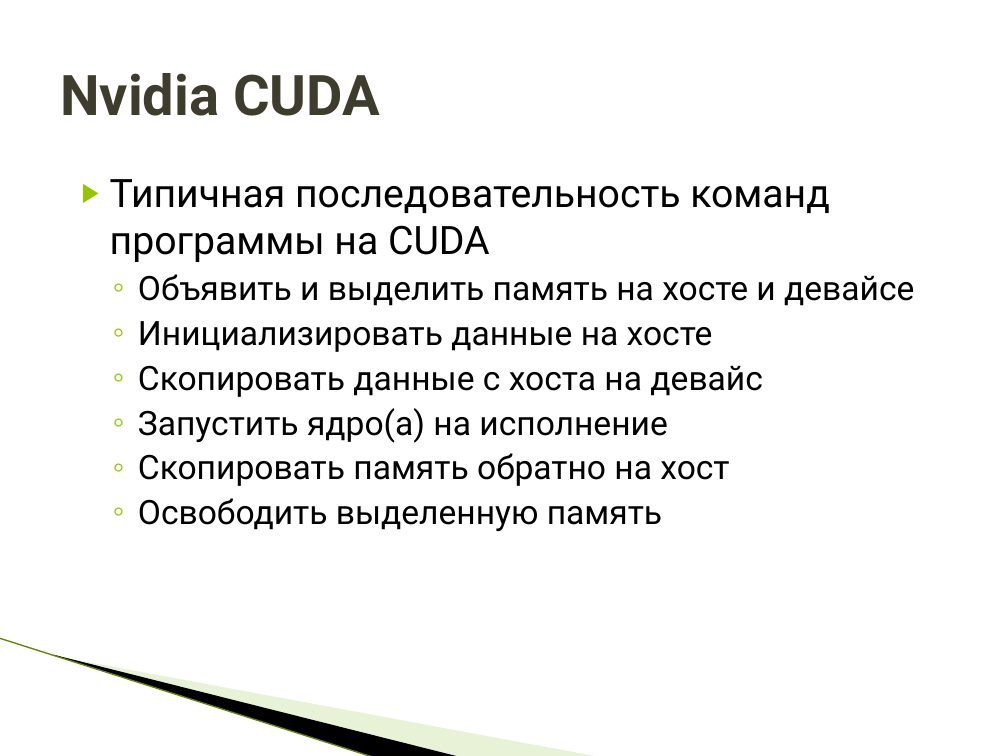
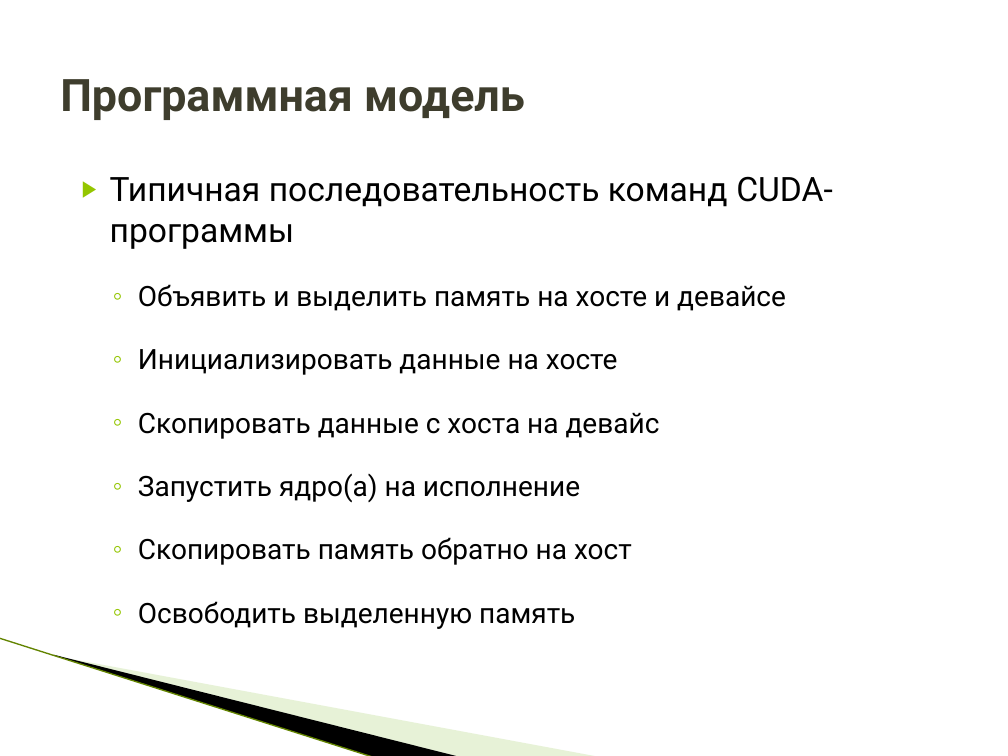
Before and after one commit to HPC-lab-ITIS/CUDA, a slide deck: slide 4 of materials/lec_1/lec_1.pptx (slide 9 before the commit). Drawn at 1008x756 pixels with LibreOffice and Linux fonts; fonts in the diff are those of the drawing; background and template pictures are left out. Boxes give left, top, right and bottom in pixels: in the first picture for what was removed or moved away, otherwise in the second. Text is boxed around its words. In the diff, an @@ line names an element or a change of style, - is before the commit and + after.

```diff
--- a/materials/lec_1/lec_1.pptx
+++ b/materials/lec_1/lec_1.pptx
@@ title at box(60, 79, 525, 120): text changed; size 40 to 32 pt @@
-Nvidia CUDA
+Программная модель
@@ text at box(110, 176, 833, 249): text changed; size 28 to 24 pt @@
-▶ Типичная последовательность команд программы на CUDA
+▶ Типичная последовательность команд CUDA-программы
@@ text at box(138, 284, 786, 629): size 24 to 20 pt in "Объявить и выделить память на хосте и ...", "Инициализировать данные на хосте", "Скопировать данные с хоста на девайс", "Запустить ядро(а) на исполнение" and 2 more places; more space between paragraphs @@
```
Also in this commit, not shown: 24 other slides changed, 10 slides removed, 3 other files.
